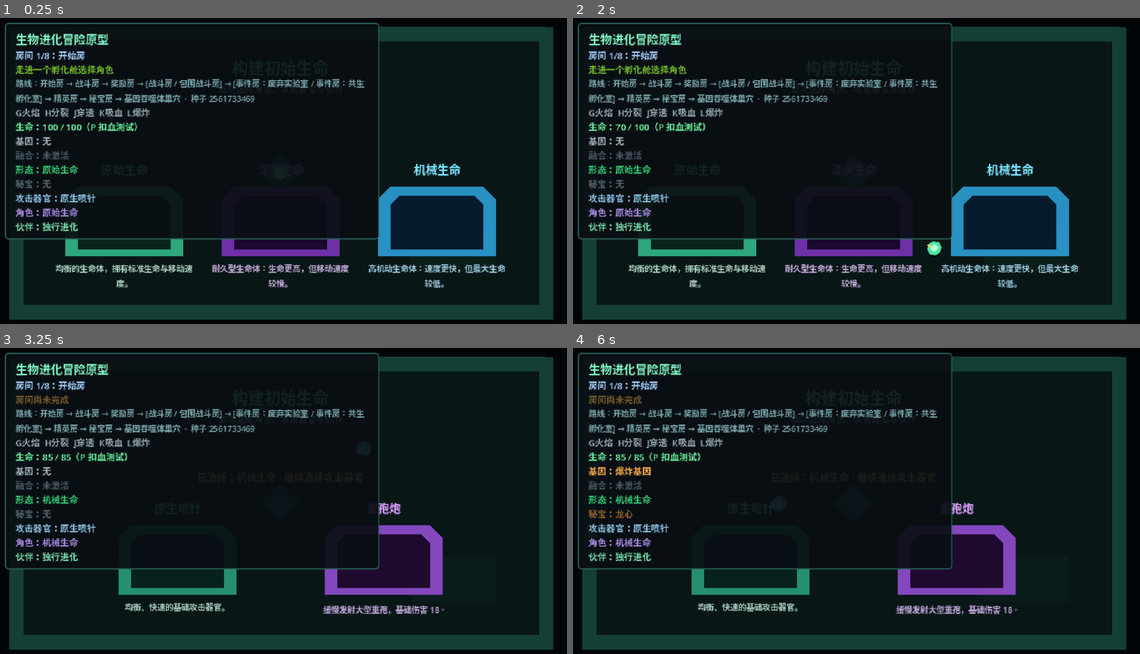
Above: before the commit, frames 1-4 (two rows, left to right).
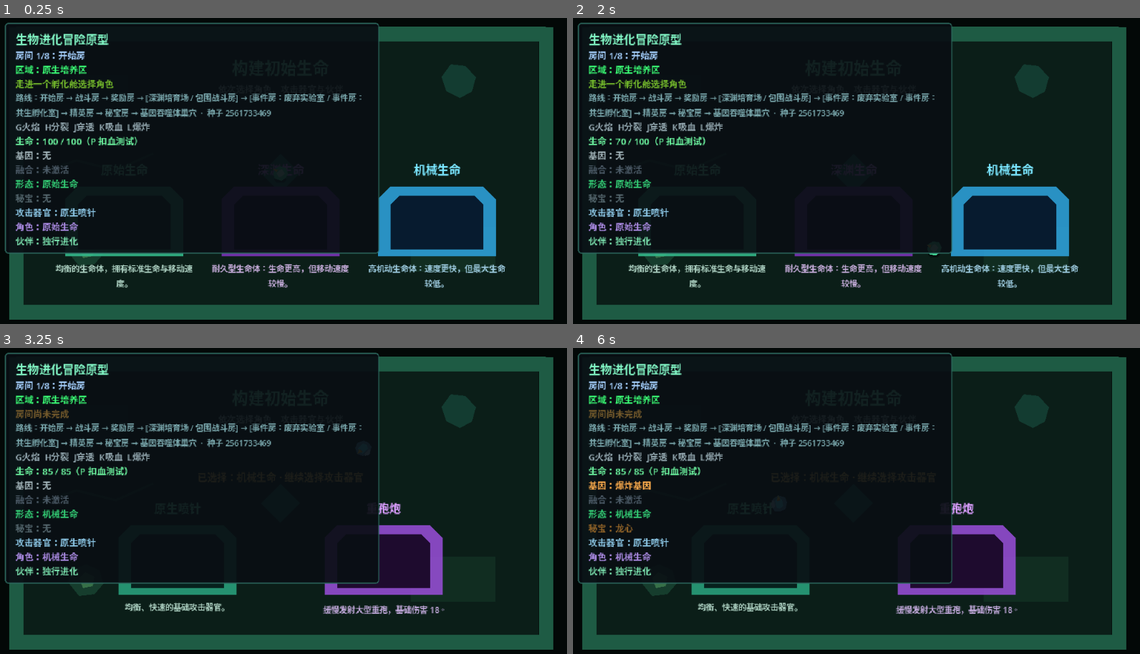
Above: after the commit, the same moments.

Repository: LIJUNCAN1/-Roguelike
Game: Godot game, scene res://scenes/main/main.tscn
Two runs of this game, one before a commit and one after it. Both use one fixed random seed, a clock stepped at 60 frames per second and the inputs below.
Inputs (mouse positions are in pixels of both pictures, inside the frame that each line leads up to):
- Up to frame 1 (0.25 s): no input
- Up to frame 2 (2 s): tap Enter at 0.5 s; move the mouse to (981, 155) at 0.52 s; press the mouse at (981, 155) at 0.53 s; hold D (move_right) 0.53-1.28 s; move the mouse to (737, 189) at 1.27 s; release the mouse at (737, 189) at 1.28 s; hold S (move_down) from 1.28 s (still down); tap P (damage_test_player) at 1.35 s
- Up to frame 3 (3.25 s): move the mouse to (340, 433) at 2.02 s; release S (move_down) at 2.03 s; hold D (move_right) 2.03-2.78 s; hold N (next_room) 2.03-2.78 s; tap R (restart_run) at 2.75 s; move the mouse to (249, 568) at 2.77 s; hold W (move_up) from 2.78 s (still down); tap 1 (reward_choice_1) at 2.85 s
- Up to frame 4 (6 s): tap R (restart_run) every 0.75 s from 3.5 to 5.75 s; move the mouse to (1026, 549) at 3.52 s; release W (move_up) at 3.53 s; hold 2 (reward_choice_2) 3.53-4.28 s; hold A (move_left) 3.53-5.03 s; move the mouse to (680, 455) at 4.27 s; tap 3 (reward_choice_3) at 4.35 s; move the mouse to (884, 504) at 5.02 s; hold S (move_down) 5.03-5.78 s; hold B (toggle_dragon_heart) 5.03-5.78 s; move the mouse to (765, 421) at 5.77 s; hold D (move_right) from 5.78 s (still down); tap L (toggle_explosion_gene) at 5.85 s

The runs differ from the first frame. In frame 1, 17% of the frame differs, in the area x 0-98%, y 2-99%; in frame 2, 17%; in frame 3, 16%; in frame 4, 17%.

Commit message:
feat: add three data-driven regions

Diff:
--- /dev/null
+++ b/data/regions/abyss_lab.tres
@@ -0,0 +1,16 @@
+[gd_resource type="Resource" script_class="RegionData" load_steps=3 format=3]
+
+[ext_resource type="Script" path="res://scripts/rooms/region_data.gd" id="1_data"]
+[ext_resource type="PackedScene" path="res://scenes/regions/abyss_decorations.tscn" id="2_decor"]
+
+[resource]
+script = ExtResource("1_data")
+id = &"abyss_lab"
+display_name = "深渊实验区"
+description = "被虚空污染的废弃基因实验室。"
+void_color = Color(0.018, 0.008, 0.035, 1)
+floor_color = Color(0.075, 0.035, 0.12, 1)
+patch_color = Color(0.12, 0.05, 0.19, 1)
+wall_color = Color(0.29, 0.1, 0.42, 1)
+accent_color = Color(0.78, 0.42, 1, 1)
+decoration_scene = ExtResource("2_decor")
--- /dev/null
+++ b/data/regions/mechanical_hive.tres
@@ -0,0 +1,16 @@
+[gd_resource type="Resource" script_class="RegionData" load_steps=3 format=3]
+
+[ext_resource type="Script" path="res://scripts/rooms/region_data.gd" id="1_data"]
+[ext_resource type="PackedScene" path="res://scenes/regions/mechanical_decorations.tscn" id="2_decor"]
+
+[resource]
+script = ExtResource("1_data")
+id = &"mechanical_hive"
+display_name = "机械铸巢区"
+description = "自动机械仍在铸造未知生命容器。"
+void_color = Color(0.008, 0.02, 0.035, 1)
+floor_color = Color(0.035, 0.085, 0.12, 1)
+patch_color = Color(0.055, 0.14, 0.19, 1)
+wall_color = Color(0.1, 0.32, 0.46, 1)
+accent_color = Color(0.35, 0.88, 1, 1)
+decoration_scene = ExtResource("2_decor")
--- /dev/null
+++ b/data/regions/primordial_culture.tres
@@ -0,0 +1,16 @@
+[gd_resource type="Resource" script_class="RegionData" load_steps=3 format=3]
+
+[ext_resource type="Script" path="res://scripts/rooms/region_data.gd" id="1_data"]
+[ext_resource type="PackedScene" path="res://scenes/regions/primordial_decorations.tscn" id="2_decor"]
+
+[resource]
+script = ExtResource("1_data")
+id = &"primordial_culture"
+display_name = "原生培养区"
+description = "温暖、潮湿的生命培养设施。"
+void_color = Color(0.012, 0.032, 0.028, 1)
+floor_color = Color(0.045, 0.12, 0.095, 1)
+patch_color = Color(0.07, 0.18, 0.13, 1)
+wall_color = Color(0.12, 0.36, 0.27, 1)
+accent_color = Color(0.48, 1, 0.68, 1)
+decoration_scene = ExtResource("2_decor")
--- /dev/null
+++ b/data/rooms/abyss_combat_room.tres
@@ -0,0 +1,13 @@
+[gd_resource type="Resource" script_class="RoomData" load_steps=4 format=3]
+
+[ext_resource type="Script" path="res://scripts/rooms/room_data.gd" id="1_data"]
+[ext_resource type="PackedScene" path="res://scenes/rooms/combat_room.tscn" id="2_scene"]
+[ext_resource type="Resource" path="res://data/regions/abyss_lab.tres" id="3_region"]
+
+[resource]
+script = ExtResource("1_data")
+id = &"combat"
+display_name = "深渊培育场"
+room_type = 1
+room_scene = ExtResource("2_scene")
+region = ExtResource("3_region")
--- a/data/rooms/boss_room.tres
+++ b/data/rooms/boss_room.tres
@@ -1,7 +1,8 @@
-[gd_resource type="Resource" script_class="RoomData" load_steps=3 format=3]
+[gd_resource type="Resource" script_class="RoomData" load_steps=4 format=3]
 
 [ext_resource type="Script" path="res://scripts/rooms/room_data.gd" id="1_room_data"]
 [ext_resource type="PackedScene" path="res://scenes/rooms/boss_room.tscn" id="2_room_scene"]
+[ext_resource type="Resource" path="res://data/regions/mechanical_hive.tres" id="3_region"]
 
 [resource]
 script = ExtResource("1_room_data")
@@ -9,3 +10,4 @@
 display_name = "基因吞噬体巢穴"
 room_type = 4
 room_scene = ExtResource("2_room_scene")
+region = ExtResource("3_region")
--- a/data/rooms/combat_room.tres
+++ b/data/rooms/combat_room.tres
@@ -1,7 +1,8 @@
-[gd_resource type="Resource" script_class="RoomData" load_steps=3 format=3]
+[gd_resource type="Resource" script_class="RoomData" load_steps=4 format=3]
 
 [ext_resource type="Script" path="res://scripts/rooms/room_data.gd" id="1_room_data"]
 [ext_resource type="PackedScene" path="res://scenes/rooms/combat_room.tscn" id="2_room_scene"]
+[ext_resource type="Resource" path="res://data/regions/primordial_culture.tres" id="3_region"]
 
 [resource]
 script = ExtResource("1_room_data")
@@ -9,3 +10,4 @@
 display_name = "战斗房"
 room_type = 1
 room_scene = ExtResource("2_room_scene")
+region = ExtResource("3_region")
--- a/data/rooms/combat_swarm_room.tres
+++ b/data/rooms/combat_swarm_room.tres
@@ -1,7 +1,8 @@
-[gd_resource type="Resource" script_class="RoomData" load_steps=3 format=3]
+[gd_resource type="Resource" script_class="RoomData" load_steps=4 format=3]
 
 [ext_resource type="Script" path="res://scripts/rooms/room_data.gd" id="1_room_data"]
 [ext_resource type="PackedScene" path="res://scenes/rooms/combat_swarm_room.tscn" id="2_room_scene"]
+[ext_resource type="Resource" path="res://data/regions/abyss_lab.tres" id="3_region"]
 
 [resource]
 script = ExtResource("1_room_data")
@@ -9,3 +10,4 @@
 display_name = "包围战斗房"
 room_type = 1
 room_scene = ExtResource("2_room_scene")
+region = ExtResource("3_region")
--- a/data/rooms/elite_room.tres
+++ b/data/rooms/elite_room.tres
@@ -1,7 +1,8 @@
-[gd_resource type="Resource" script_class="RoomData" load_steps=3 format=3]
+[gd_resource type="Resource" script_class="RoomData" load_steps=4 format=3]
 
 [ext_resource type="Script" path="res://scripts/rooms/room_data.gd" id="1_room_data"]
 [ext_resource type="PackedScene" path="res://scenes/rooms/elite_room.tscn" id="2_room_scene"]
+[ext_resource type="Resource" path="res://data/regions/mechanical_hive.tres" id="3_region"]
 
 [resource]
 script = ExtResource("1_room_data")
@@ -9,3 +10,4 @@
 display_name = "精英房"
 room_type = 3
 room_scene = ExtResource("2_room_scene")
+region = ExtResource("3_region")
--- a/data/rooms/event_room.tres
+++ b/data/rooms/event_room.tres
@@ -1,7 +1,8 @@
-[gd_resource type="Resource" script_class="RoomData" load_steps=3 format=3]
+[gd_resource type="Resource" script_class="RoomData" load_steps=4 format=3]
 
 [ext_resource type="Script" path="res://scripts/rooms/room_data.gd" id="1_room_data"]
 [ext_resource type="PackedScene" path="res://scenes/rooms/event_room.tscn" id="2_room_scene"]
+[ext_resource type="Resource" path="res://data/regions/abyss_lab.tres" id="3_region"]
 
 [resource]
 script = ExtResource("1_room_data")
@@ -9,3 +10,4 @@
 display_name = "事件房：废弃实验室"
 room_type = 5
 room_scene = ExtResource("2_room_scene")
+region = ExtResource("3_region")
--- a/data/rooms/prototype_random_route.tres
+++ b/data/rooms/prototype_random_route.tres
@@ -11,6 +11,7 @@
 [ext_resource type="Resource" path="res://data/rooms/event_room.tres" id="9_event"]
 [ext_resource type="Resource" path="res://data/rooms/symbiosis_event_room.tres" id="10_symbiosis"]
 [ext_resource type="Resource" path="res://data/rooms/relic_reward_room.tres" id="11_relic"]
+[ext_resource type="Resource" path="res://data/rooms/abyss_combat_room.tres" id="12_abyss_combat"]
 
 [sub_resource type="Resource" id="RoutePool_start"]
 script = ExtResource("2_pool")
@@ -26,7 +27,7 @@
 
 [sub_resource type="Resource" id="RoutePool_random_combat"]
 script = ExtResource("2_pool")
-rooms = Array[ExtResource("4_combat")]([ExtResource("4_combat"), ExtResource("6_swarm")])
+rooms = Array[ExtResource("12_abyss_combat")]([ExtResource("12_abyss_combat"), ExtResource("6_swarm")])
 
 [sub_resource type="Resource" id="RoutePool_elite"]
 script = ExtResource("2_pool")
--- a/data/rooms/relic_reward_room.tres
+++ b/data/rooms/relic_reward_room.tres
@@ -1,7 +1,8 @@
-[gd_resource type="Resource" script_class="RoomData" load_steps=3 format=3]
+[gd_resource type="Resource" script_class="RoomData" load_steps=4 format=3]
 
 [ext_resource type="Script" path="res://scripts/rooms/room_data.gd" id="1_room_data"]
 [ext_resource type="PackedScene" path="res://scenes/rooms/relic_reward_room.tscn" id="2_room_scene"]
+[ext_resource type="Resource" path="res://data/regions/mechanical_hive.tres" id="3_region"]
 
 [resource]
 script = ExtResource("1_room_data")
@@ -9,3 +10,4 @@
 display_name = "秘宝房"
 room_type = 6
 room_scene = ExtResource("2_room_scene")
+region = ExtResource("3_region")
--- a/data/rooms/reward_room.tres
+++ b/data/rooms/reward_room.tres
@@ -1,7 +1,8 @@
-[gd_resource type="Resource" script_class="RoomData" load_steps=3 format=3]
+[gd_resource type="Resource" script_class="RoomData" load_steps=4 format=3]
 
 [ext_resource type="Script" path="res://scripts/rooms/room_data.gd" id="1_room_data"]
 [ext_resource type="PackedScene" path="res://scenes/rooms/reward_room.tscn" id="2_room_scene"]
+[ext_resource type="Resource" path="res://data/regions/primordial_culture.tres" id="3_region"]
 
 [resource]
 script = ExtResource("1_room_data")
@@ -9,3 +10,4 @@
 display_name = "奖励房"
 room_type = 2
 room_scene = ExtResource("2_room_scene")
+region = ExtResource("3_region")
--- a/data/rooms/start_room.tres
+++ b/data/rooms/start_room.tres
@@ -1,7 +1,8 @@
-[gd_resource type="Resource" script_class="RoomData" load_steps=3 format=3]
+[gd_resource type="Resource" script_class="RoomData" load_steps=4 format=3]
 
 [ext_resource type="Script" path="res://scripts/rooms/room_data.gd" id="1_room_data"]
 [ext_resource type="PackedScene" path="res://scenes/rooms/start_room.tscn" id="2_room_scene"]
+[ext_resource type="Resource" path="res://data/regions/primordial_culture.tres" id="3_region"]
 
 [resource]
 script = ExtResource("1_room_data")
@@ -9,3 +10,4 @@
 display_name = "开始房"
 room_type = 0
 room_scene = ExtResource("2_room_scene")
+region = ExtResource("3_region")
--- a/data/rooms/symbiosis_event_room.tres
+++ b/data/rooms/symbiosis_event_room.tres
@@ -1,7 +1,8 @@
-[gd_resource type="Resource" script_class="RoomData" load_steps=3 format=3]
+[gd_resource type="Resource" script_class="RoomData" load_steps=4 format=3]
 
 [ext_resource type="Script" path="res://scripts/rooms/room_data.gd" id="1_room_data"]
 [ext_resource type="PackedScene" path="res://scenes/rooms/symbiosis_event_room.tscn" id="2_room_scene"]
+[ext_resource type="Resource" path="res://data/regions/abyss_lab.tres" id="3_region"]
 
 [resource]
 script = ExtResource("1_room_data")
@@ -9,3 +10,4 @@
 display_name = "事件房：共生孵化室"
 room_type = 5
 room_scene = ExtResource("2_room_scene")
+region = ExtResource("3_region")
--- a/scenes/main/main.tscn
+++ b/scenes/main/main.tscn
@@ -87,7 +87,7 @@
 offset_left = 12.0
 offset_top = 12.0
 offset_right = 430.0
-offset_bottom = 250.0
+offset_bottom = 264.0
 theme_override_styles/panel = SubResource("StyleBoxFlat_panel")
 
 [node name="MarginContainer" type="MarginContainer" parent="Interface/StagePanel"]
@@ -108,6 +108,11 @@
 theme_override_colors/font_color = Color(0.65, 0.82, 1, 1)
 theme_override_font_sizes/font_size = 10
 text = "房间 1/8：开始房"
+
+[node name="RegionStatus" type="Label" parent="Interface/StagePanel/MarginContainer/Labels"]
+theme_override_colors/font_color = Color(0.48, 1, 0.68, 1)
+theme_override_font_sizes/font_size = 10
+text = "区域：原生培养区"
 
 [node name="RoomHint" type="Label" parent="Interface/StagePanel/MarginContainer/Labels"]
 theme_override_colors/font_color = Color(0.45, 1, 0.68, 1)
@@ -173,6 +178,7 @@
 projectile_container_path = NodePath("../World/Projectiles")
 effects_container_path = NodePath("../World/Effects")
 room_status_label_path = NodePath("../Interface/StagePanel/MarginContainer/Labels/RoomStatus")
+region_status_label_path = NodePath("../Interface/StagePanel/MarginContainer/Labels/RegionStatus")
 room_hint_label_path = NodePath("../Interface/StagePanel/MarginContainer/Labels/RoomHint")
 route_preview_label_path = NodePath("../Interface/StagePanel/MarginContainer/Labels/RoutePreview")
 
--- /dev/null
+++ b/scenes/regions/abyss_decorations.tscn
@@ -0,0 +1,19 @@
+[gd_scene format=3]
+
+[node name="AbyssDecorations" type="Node2D"]
+
+[node name="RiftA" type="Polygon2D" parent="."]
+polygon = PackedVector2Array(80, 88, 126, 74, 112, 92, 145, 104, 101, 101, 72, 116, 88, 98)
+color = Color(0.42, 0.08, 0.62, 0.38)
+
+[node name="RiftB" type="Polygon2D" parent="."]
+polygon = PackedVector2Array(468, 272, 512, 250, 500, 272, 550, 280, 506, 290, 476, 302, 492, 282)
+color = Color(0.34, 0.04, 0.58, 0.42)
+
+[node name="CrystalTop" type="Polygon2D" parent="."]
+polygon = PackedVector2Array(320, 42, 330, 64, 320, 58, 310, 65)
+color = Color(0.64, 0.2, 0.9, 0.45)
+
+[node name="CrystalBottom" type="Polygon2D" parent="."]
+polygon = PackedVector2Array(320, 318, 331, 296, 320, 302, 309, 295)
+color = Color(0.64, 0.2, 0.9, 0.45)
--- /dev/null
+++ b/scenes/regions/mechanical_decorations.tscn
@@ -0,0 +1,29 @@
+[gd_scene format=3]
+
+[node name="MechanicalDecorations" type="Node2D"]
+
+[node name="CircuitA" type="Line2D" parent="."]
+points = PackedVector2Array(54, 90, 110, 90, 110, 122, 158, 122)
+width = 2.0
+default_color = Color(0.16, 0.58, 0.8, 0.35)
+
+[node name="CircuitB" type="Line2D" parent="."]
+points = PackedVector2Array(586, 260, 528, 260, 528, 230, 480, 230)
+width = 2.0
+default_color = Color(0.18, 0.68, 0.88, 0.35)
+
+[node name="PlateA" type="Polygon2D" parent="."]
+polygon = PackedVector2Array(68, 250, 142, 250, 150, 258, 142, 286, 68, 286, 60, 278)
+color = Color(0.12, 0.3, 0.42, 0.32)
+
+[node name="PlateB" type="Polygon2D" parent="."]
+polygon = PackedVector2Array(490, 70, 560, 70, 568, 78, 560, 104, 490, 104, 482, 96)
+color = Color(0.12, 0.32, 0.46, 0.32)
+
+[node name="NodeA" type="Polygon2D" parent="."]
+polygon = PackedVector2Array(105, 114, 112, 121, 105, 128, 98, 121)
+color = Color(0.28, 0.9, 1, 0.55)
+
+[node name="NodeB" type="Polygon2D" parent="."]
+polygon = PackedVector2Array(535, 222, 542, 229, 535, 236, 528, 229)
+color = Color(0.28, 0.9, 1, 0.55)
--- /dev/null
+++ b/scenes/regions/primordial_decorations.tscn
@@ -0,0 +1,20 @@
+[gd_scene format=3]
+
+[node name="PrimordialDecorations" type="Node2D"]
+
+[node name="CellClusterA" type="Polygon2D" parent="."]
+polygon = PackedVector2Array(82, 268, 88, 254, 103, 248, 118, 255, 122, 270, 112, 282, 95, 284)
+color = Color(0.18, 0.48, 0.34, 0.34)
+
+[node name="CellCoreA" type="Polygon2D" parent="."]
+polygon = PackedVector2Array(95, 264, 102, 257, 112, 262, 110, 273, 99, 275)
+color = Color(0.46, 0.82, 0.48, 0.35)
+
+[node name="CellClusterB" type="Polygon2D" parent="."]
+polygon = PackedVector2Array(500, 72, 510, 58, 527, 60, 538, 73, 534, 89, 520, 96, 505, 88)
+color = Color(0.16, 0.52, 0.42, 0.3)
+
+[node name="Vessel" type="Line2D" parent="."]
+points = PackedVector2Array(48, 180, 92, 166, 136, 177, 178, 158)
+width = 3.0
+default_color = Color(0.2, 0.58, 0.4, 0.28)
--- a/scenes/rooms/room_shell.tscn
+++ b/scenes/rooms/room_shell.tscn
@@ -23,6 +23,8 @@
 [node name="FloorPatchB" type="Polygon2D" parent="."]
 polygon = PackedVector2Array(465, 240, 560, 240, 560, 290, 465, 290)
 color = Color(0.07, 0.115, 0.12, 1)
+
+[node name="RegionDecorations" type="Node2D" parent="."]
 
 [node name="Walls" type="Node2D" parent="."]
 
--- /dev/null
+++ b/scripts/rooms/region_data.gd
@@ -0,0 +1,17 @@
+class_name RegionData
+extends Resource
+
+@export_group("Identity")
+@export var id: StringName
+@export var display_name: String
+@export_multiline var description: String
+
+@export_group("Palette")
+@export var void_color: Color = Color(0.018, 0.025, 0.037, 1.0)
+@export var floor_color: Color = Color(0.06, 0.09, 0.105, 1.0)
+@export var patch_color: Color = Color(0.07, 0.115, 0.12, 1.0)
+@export var wall_color: Color = Color(0.13, 0.25, 0.24, 1.0)
+@export var accent_color: Color = Color(0.48, 1.0, 0.76, 1.0)
+
+@export_group("Decoration")
+@export var decoration_scene: PackedScene
--- a/scripts/rooms/room_controller.gd
+++ b/scripts/rooms/room_controller.gd
@@ -12,6 +12,7 @@
 @export var completion_mode: CompletionMode = CompletionMode.IMMEDIATE
 
 var is_completed: bool = false
+var current_region: RegionData
 
 
 func _ready() -> void:
@@ -43,6 +44,40 @@
 	configure_player(player)
 
 
+func apply_region(region: RegionData) -> void:
+	current_region = region
+	if region == null:
+		return
+
+	var room_shell := get_node_or_null("RoomShell") as Node2D
+	if room_shell == null:
+		return
+	room_shell.modulate = Color.WHITE
+
+	_set_polygon_color(room_shell, "Void", region.void_color)
+	_set_polygon_color(room_shell, "ArenaFloor", region.floor_color)
+	_set_polygon_color(room_shell, "FloorPatchA", region.patch_color)
+	_set_polygon_color(room_shell, "FloorPatchB", region.patch_color)
+	for wall_name in ["Top", "Bottom", "Left", "Right"]:
+		_set_polygon_color(
+			room_shell,
+			"Walls/%s/Visual" % wall_name,
+			region.wall_color
+		)
+
+	var decoration_anchor := room_shell.get_node_or_null(
+		"RegionDecorations"
+	) as Node2D
+	if decoration_anchor == null:
+		return
+	for child in decoration_anchor.get_children():
+		child.queue_free()
+	if region.decoration_scene != null:
+		decoration_anchor.add_child(
+			region.decoration_scene.instantiate()
+		)
+
+
 func get_incomplete_hint() -> String:
 	return "击败房间内全部敌人"
 
@@ -61,3 +96,13 @@
 
 		enemy_count += 1
 	return enemy_count
+
+
+func _set_polygon_color(
+	root: Node,
+	path: NodePath,
+	color: Color
+) -> void:
+	var polygon := root.get_node_or_null(path) as Polygon2D
+	if polygon != null:
+		polygon.color = color
--- a/scripts/rooms/room_data.gd
+++ b/scripts/rooms/room_data.gd
@@ -15,3 +15,4 @@
 @export var display_name: String
 @export var room_type: RoomType = RoomType.COMBAT
 @export var room_scene: PackedScene
+@export var region: RegionData
--- a/scripts/rooms/room_manager.gd
+++ b/scripts/rooms/room_manager.gd
@@ -13,6 +13,7 @@
 @export_node_path("Node2D") var projectile_container_path: NodePath
 @export_node_path("Node2D") var effects_container_path: NodePath
 @export_node_path("Label") var room_status_label_path: NodePath
+@export_node_path("Label") var region_status_label_path: NodePath
 @export_node_path("Label") var room_hint_label_path: NodePath
 @export_node_path("Label") var route_preview_label_path: NodePath
 
@@ -29,6 +30,9 @@
 @onready var room_status_label: Label = get_node(
 	room_status_label_path
 ) as Label
+@onready var region_status_label: Label = get_node_or_null(
+	region_status_label_path
+) as Label
 @onready var room_hint_label: Label = get_node(
 	room_hint_label_path
 ) as Label
@@ -87,6 +91,7 @@
 	chosen_route_layers[room_index] = true
 	is_run_complete = false
 	player.global_position = Vector2(320, 180)
+	current_room.apply_region(room_data.region)
 	current_room.configure_run(player, current_route_seed)
 	_configure_room_enemies()
 	_update_room_status()
@@ -188,6 +193,14 @@
 		route_data.rooms.size(),
 		room_data.display_name,
 	]
+	if region_status_label == null:
+		return
+	if room_data.region == null:
+		region_status_label.text = "区域：未指定"
+		region_status_label.modulate = Color.WHITE
+		return
+	region_status_label.text = "区域：%s" % room_data.region.display_name
+	region_status_label.modulate = room_data.region.accent_color
 
 
 func _generate_route_if_configured() -> void:
--- /dev/null
+++ b/tests/region_system_smoke_test.gd
@@ -0,0 +1,110 @@
+extends SceneTree
+
+
+func _init() -> void:
+	call_deferred("_run")
+
+
+func _run() -> void:
+	var main_scene := load("res://scenes/main/main.tscn") as PackedScene
+	var main := main_scene.instantiate()
+	root.add_child(main)
+	await physics_frame
+	await process_frame
+
+	var room_manager := main.get_node("RoomManager") as RoomManager
+	var region_status := main.get_node(
+		"Interface/StagePanel/MarginContainer/Labels/RegionStatus"
+	) as Label
+	var expected_regions: Array[StringName] = [
+		&"primordial_culture",
+		&"primordial_culture",
+		&"primordial_culture",
+		&"abyss_lab",
+		&"abyss_lab",
+		&"mechanical_hive",
+		&"mechanical_hive",
+		&"mechanical_hive",
+	]
+	for index in expected_regions.size():
+		var room_data := room_manager.route_data.rooms[index]
+		if (
+			room_data.region == null
+			or room_data.region.id != expected_regions[index]
+		):
+			push_error("Generated route did not span three regions.")
+			quit(1)
+			return
+
+	if not _assert_current_region(
+		room_manager,
+		region_status,
+		&"primordial_culture",
+		"原生培养区"
+	):
+		quit(1)
+		return
+
+	if not room_manager.enter_room(3):
+		push_error("Could not enter the abyss region.")
+		quit(1)
+		return
+	await process_frame
+	if not _assert_current_region(
+		room_manager,
+		region_status,
+		&"abyss_lab",
+		"深渊实验区"
+	):
+		quit(1)
+		return
+
+	if not room_manager.enter_room(5):
+		push_error("Could not enter the mechanical region.")
+		quit(1)
+		return
+	await process_frame
+	if not _assert_current_region(
+		room_manager,
+		region_status,
+		&"mechanical_hive",
+		"机械铸巢区"
+	):
+		quit(1)
+		return
+
+	print("Region system smoke test passed.")
+	quit()
+
+
+func _assert_current_region(
+	room_manager: RoomManager,
+	region_status: Label,
+	expected_id: StringName,
+	expected_name: String
+) -> bool:
+	var room := room_manager.current_room
+	var room_data := room_manager.get_current_room_data()
+	if (
+		room == null
+		or room.current_region == null
+		or room.current_region.id != expected_id
+		or room_data.region != room.current_region
+		or not region_status.text.contains(expected_name)
+	):
+		push_error("Current room did not apply its region data.")
+		return false
+
+	var shell := room.get_node("RoomShell") as Node2D
+	var floor := shell.get_node("ArenaFloor") as Polygon2D
+	var decorations := shell.get_node("RegionDecorations") as Node2D
+	if (
+		not floor.color.is_equal_approx(
+			room.current_region.floor_color
+		)
+		or decorations.get_child_count() != 1
+		or not shell.modulate.is_equal_approx(Color.WHITE)
+	):
+		push_error("Region palette or decorations were not applied.")
+		return false
+	return true
Not shown: 1 places in data/rooms/prototype_random_route.tres that only renumber resources
Not shown, added: scripts/rooms/region_data.gd.uid
Not shown, added: tests/region_system_smoke_test.gd.uid
